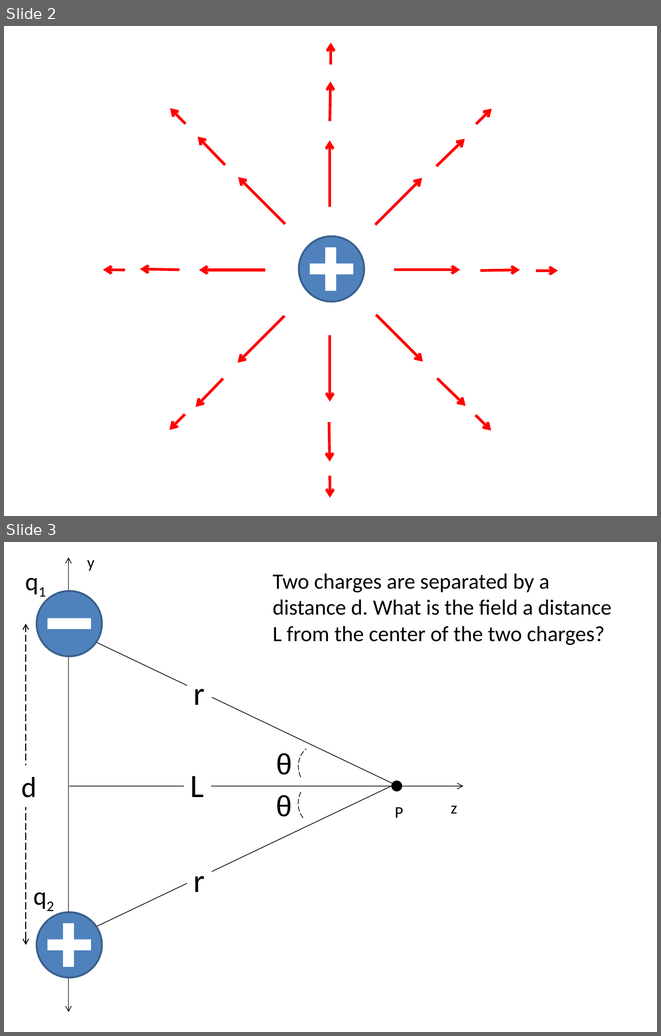
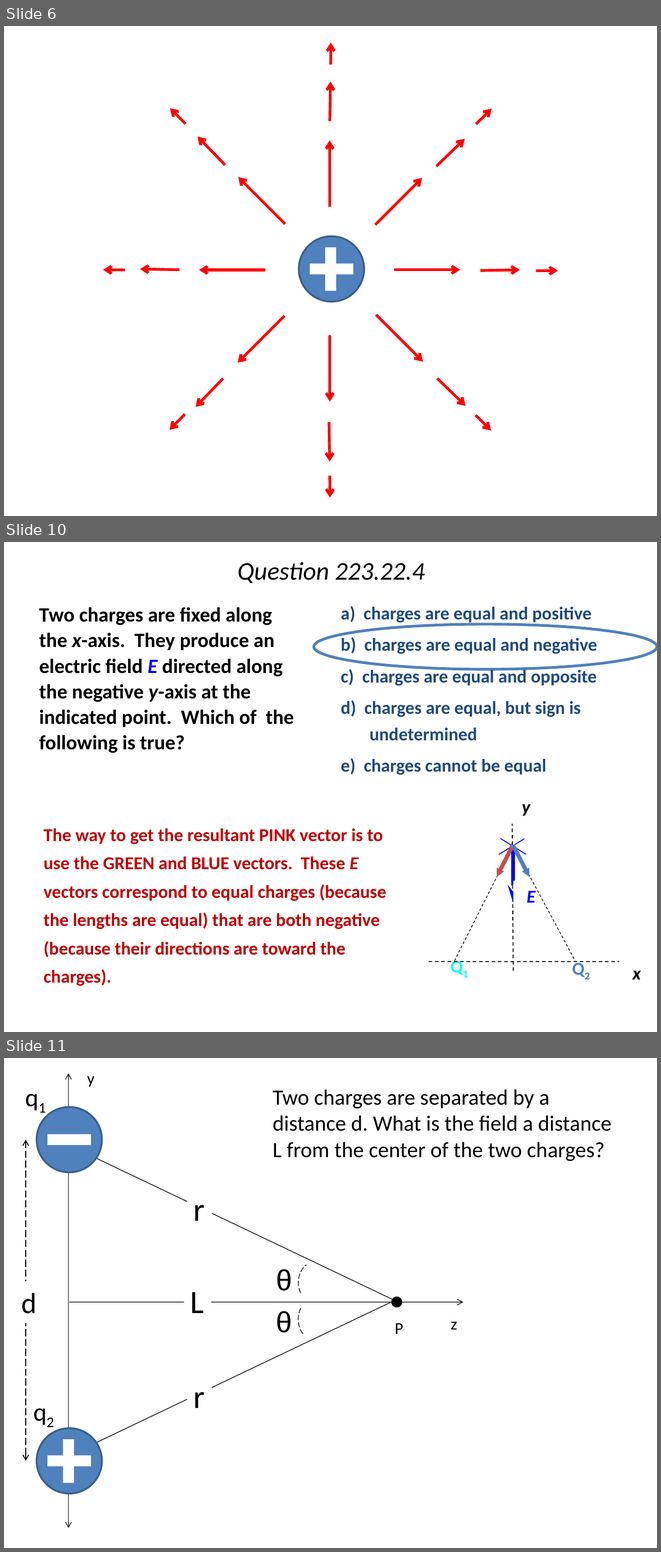
Before and after one commit to rtlines/PH223-Engineering-Physics, a slide deck: Slides/PH223_Lecture_22.pptx. Shown one above the other, each under a label of ours: slides 2 and 3 before the commit, slides 6, 10 and 11 after it; the slides between them are not shown. The pictures are 661x1036 and 661x1552 pixels, drawn with LibreOffice and Linux fonts; fonts in the diff are those of the drawing. Boxes give left, top, right and bottom in pixels: in the first picture for what was removed or moved away, otherwise in the second. Text is boxed around its words. In the diff, an @@ line names an element or a change of style, - is before the commit and + after.

```diff
--- a/Slides/PH223_Lecture_22.pptx
+++ b/Slides/PH223_Lecture_22.pptx
@@ slide 10 added at (4, 542, 657, 1032), background #FFFFFF @@
@@ title added at (237, 562, 425, 583), 28 pt, text #000000, italic @@
+Question 223.22.4
@@ text added at (39, 607, 294, 753), 22.4 pt, text #000000, bold @@
+Two charges are fixed along the x-axis. They produce an electric field E directed along the negative y-axis at the indicated point. Which of the following is true?
@@ text added at (341, 606, 597, 775), 20 pt, text #1F497D, bold @@
+a) charges are equal and positive
+b) charges are equal and negative
+c) charges are equal and opposite
+d) charges are equal, but sign is undetermined
+e) charges cannot be equal
@@ ellipse added at (314, 624, 657, 669), outline #4F81BD 3 pt @@
@@ text added at (44, 828, 387, 986), 20 pt, text #C00000, bold @@
+The way to get the resultant PINK vector is to use the GREEN and BLUE vectors. These E vectors correspond to equal charges (because the lengths are equal) that are both negative (because their directions are toward the charges).
@@ group added at (429, 796, 641, 983): 5 texts, 3 arrows, 2 lines, 1 ellipse @@
+Q2
+Q1
+x
+y
+E
@@ line added from (513, 846) to (454, 961), #000000 0.75 pt dashed @@
@@ arrow added from (513, 845) to (497, 876), #C0504D 4.5 pt @@
@@ line added from (513, 845) to (575, 961), #000000 0.75 pt dashed @@
@@ arrow added from (513, 845) to (530, 876), #4F81BD 4.5 pt @@
@@ what was slide 2 is now slide 6 @@
@@ what was slide 3 is now slide 11 @@
```
Also in this commit, not shown: 12 other slides added, 5 other files.
